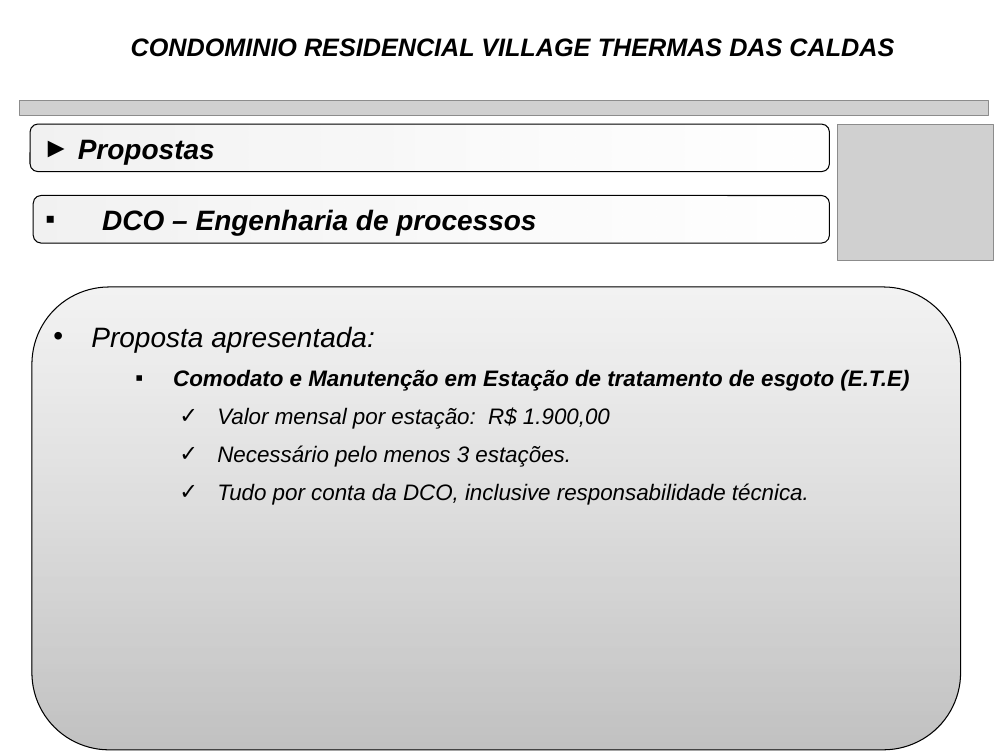
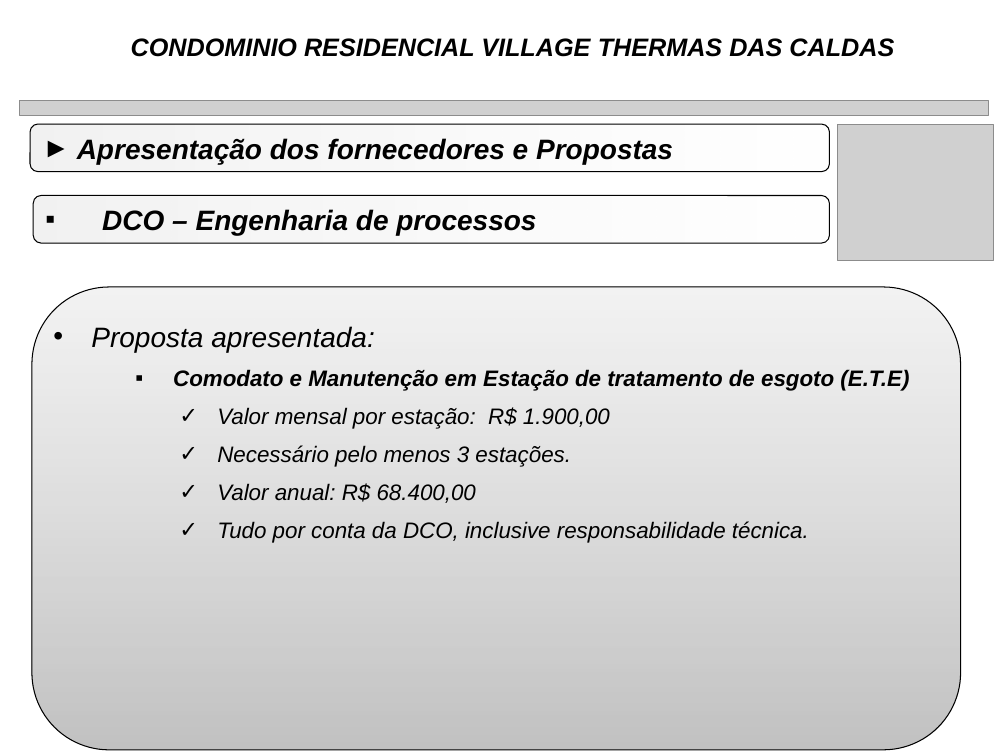
Before and after one commit to rwlc71/Village, a slide deck: slide 13 of Manutenção Village/FossaSepticas.pptx (slide 9 before the commit). Drawn at 1008x756 pixels with LibreOffice and Linux fonts; fonts in the diff are those of the drawing; grey boxes stand for pictures. Boxes give left, top, right and bottom in pixels: in the first picture for what was removed or moved away, otherwise in the second. Text is boxed around its words. In the diff, an @@ line names an element or a change of style, - is before the commit and + after.

```diff
--- a/Manutenção Village/FossaSepticas.pptx
+++ b/Manutenção Village/FossaSepticas.pptx
@@ text in rounded rectangle at (x1=77, y1=138, x2=673, y2=164): text changed @@
-► Propostas
+► Apresentação dos fornecedores e Propostas
@@ text at (x1=217, y1=483, x2=476, y2=503): paragraph added @@
+    ✓ Valor anual: R$ 68.400,00
```
Also in this commit, not shown: 11 other slides changed, 8 slides added, 2 other files.
